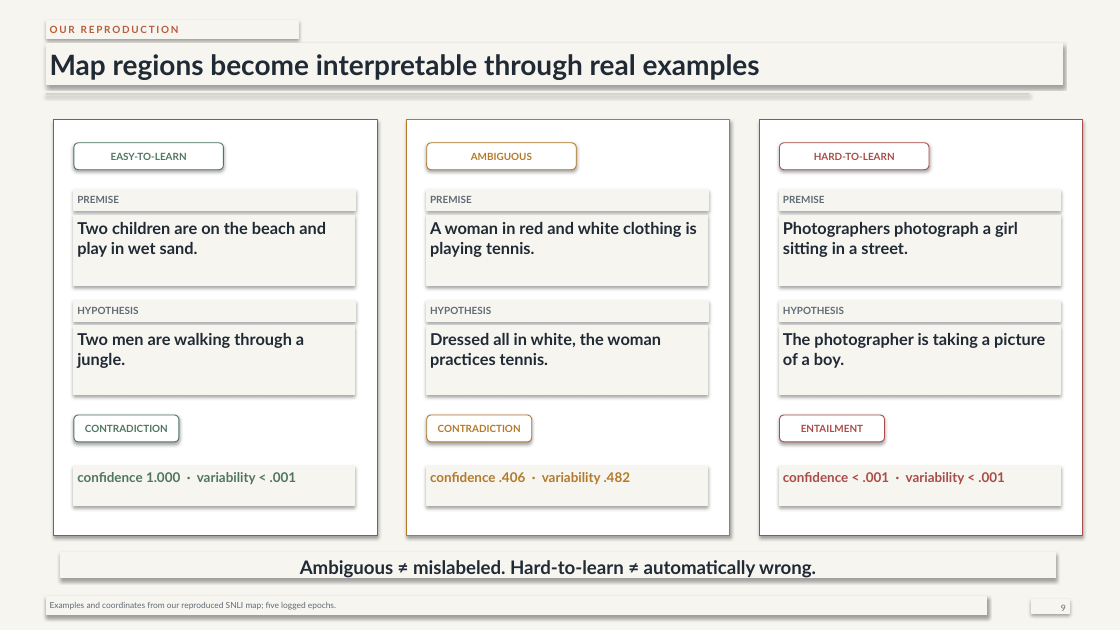
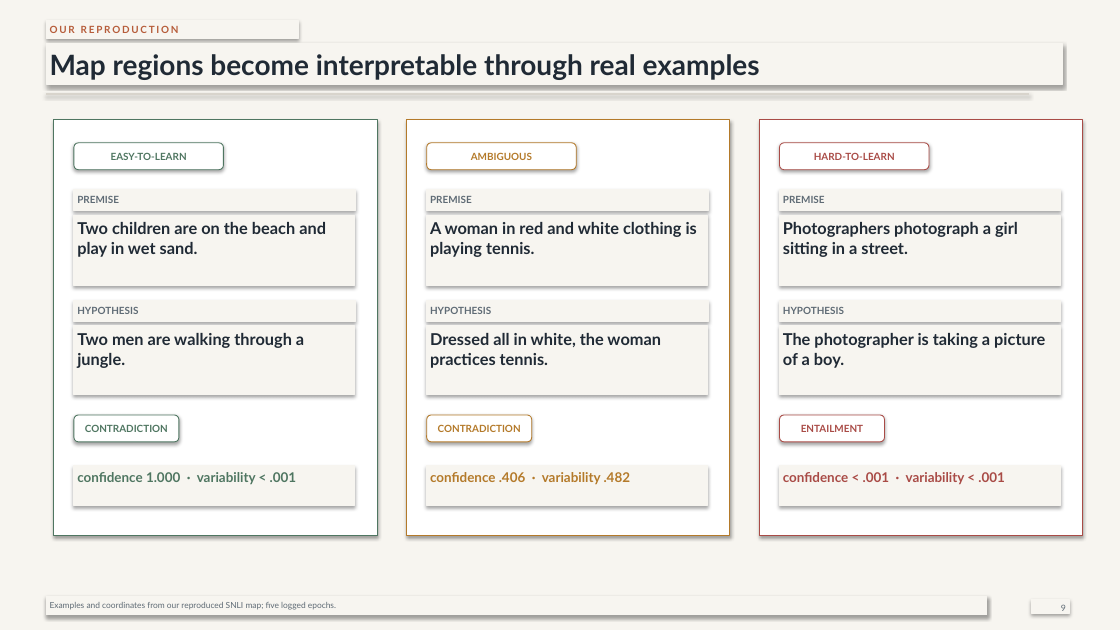
Before and after one commit to JuliaMazine/dataset-cartography-reproduction, a slide deck: slide 9 of presentation/dataset_cartography_reproduction.pptx. Drawn at 1120x630 pixels with LibreOffice and Linux fonts; fonts in the diff are those of the drawing. Boxes give left, top, right and bottom in pixels: in the first picture for what was removed or moved away, otherwise in the second. Text is boxed around its words. In the diff, an @@ line names an element or a change of style, - is before the commit and + after.

```diff
--- a/presentation/dataset_cartography_reproduction.pptx
+++ b/presentation/dataset_cartography_reproduction.pptx
@@ rectangle removed at [60, 553, 1056, 578] @@
-Ambiguous ≠ mislabeled. Hard-to-learn ≠ automatically wrong.
```
Also in this commit, not shown: 7 other slides changed.
